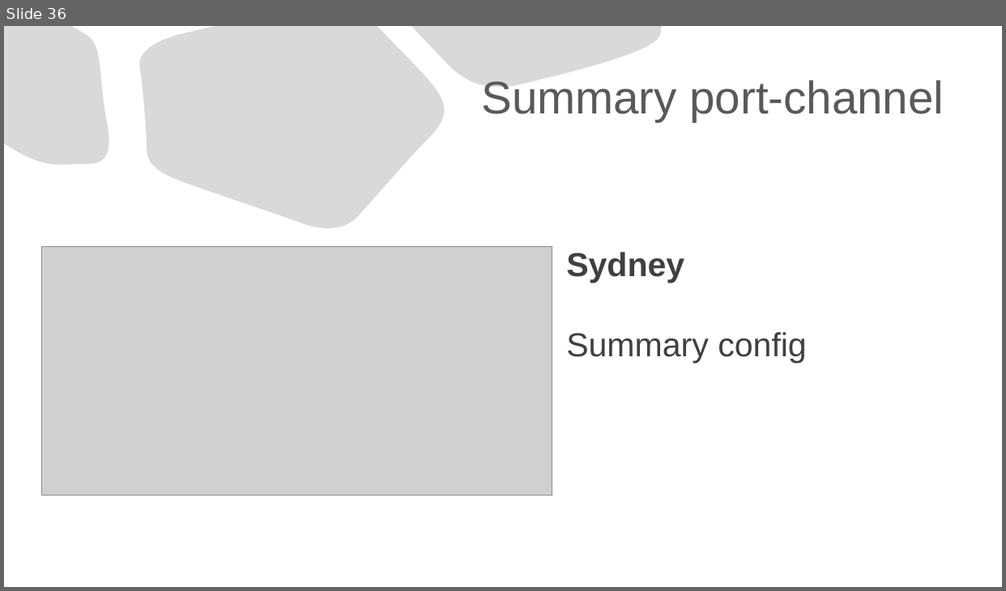
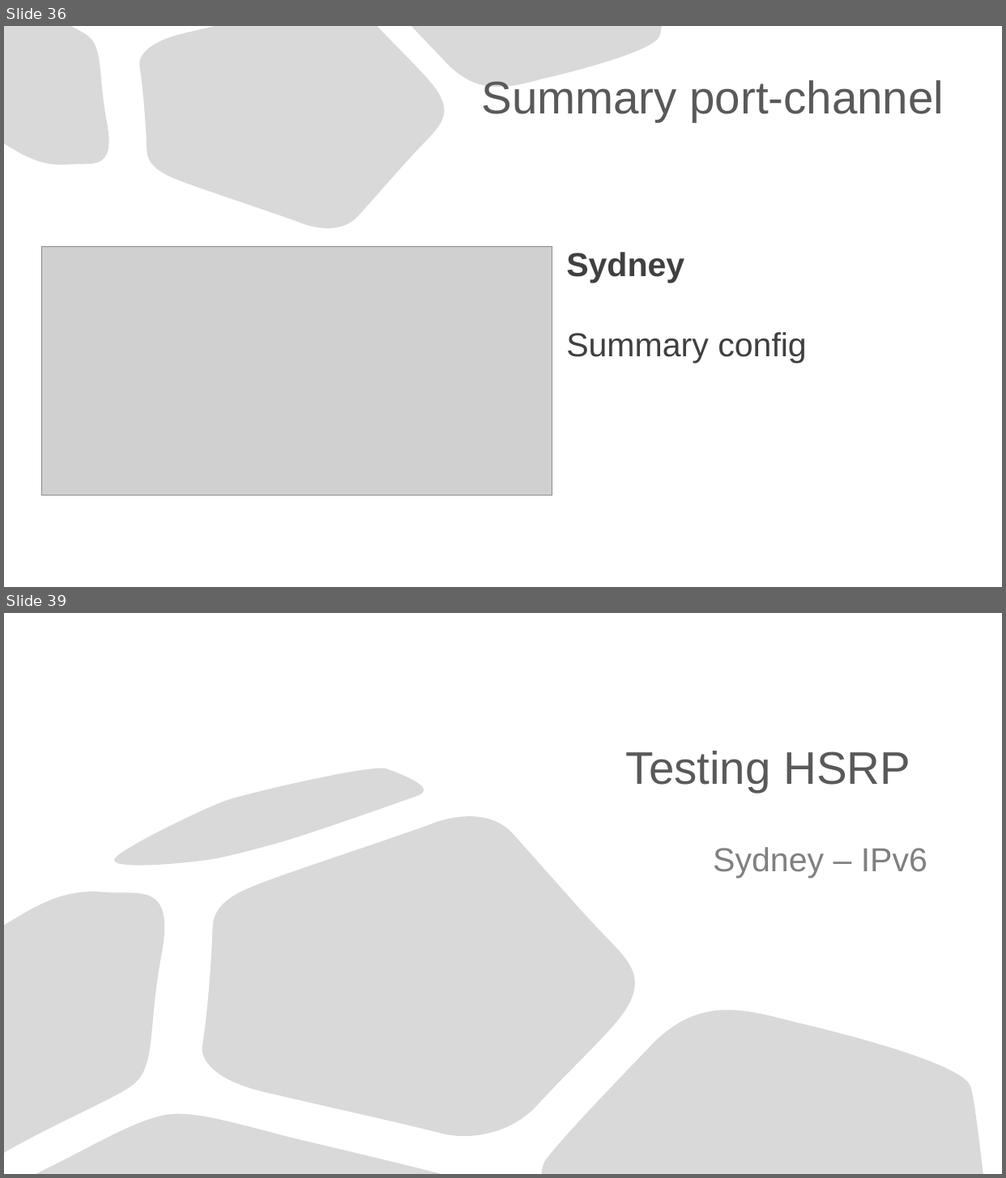
Before and after one commit to Advanced-Diploma-of-IT-Tel-Network-Eng/Assessments, a slide deck: TERM1-BLOCK1/2-ICTNWK541-Configure_Verify_Troubleshoot_WAN_links-IP_services/Assessmet_Task2/Task2/ICTNWK541 Assessment task.pptx. Shown one above the other, each under a label of ours: slide 36 before the commit, slides 36 and 39 after it; the slides between them are not shown. The pictures are 1006x591 and 1006x1178 pixels, drawn with LibreOffice and Linux fonts; fonts in the diff are those of the drawing; grey boxes stand for pictures. Boxes give left, top, right and bottom in pixels: in the first picture for what was removed or moved away, otherwise in the second. Text is boxed around its words. In the diff, an @@ line names an element or a change of style, - is before the commit and + after.

```diff
--- a/TERM1-BLOCK1/2-ICTNWK541-Configure_Verify_Troubleshoot_WAN_links-IP_services/Assessmet_Task2/Task2/ICTNWK541 Assessment task.pptx
+++ b/TERM1-BLOCK1/2-ICTNWK541-Configure_Verify_Troubleshoot_WAN_links-IP_services/Assessmet_Task2/Task2/ICTNWK541 Assessment task.pptx
@@ slide 39 added at box(4, 613, 1002, 1174), background #FFFFFF @@
@@ title added at box(626, 751, 910, 792), 44 pt, text #595959 @@
+Testing HSRP
@@ freeform shape added at box(111, 764, 440, 871), fill #D9D9D9, outline #000000 0.75 pt @@
@@ freeform shape added at box(200, 801, 646, 1142), fill #D9D9D9, outline #000000 0.75 pt @@
@@ subtitle added at box(713, 847, 927, 878), 32 pt, text #808080 @@
+Sydney – IPv6
@@ freeform shape added at box(4, 879, 177, 1153), fill #D9D9D9, outline #000000 0.75 pt @@
@@ freeform shape added at box(542, 992, 983, 1174), fill #D9D9D9, outline #000000 0.75 pt @@
@@ freeform shape added at box(36, 1112, 443, 1174), fill #D9D9D9, outline #000000 0.75 pt @@
```
Also in this commit, not shown: 4 slides changed, 16 other slides added, 1 slide removed, 1 other file.
